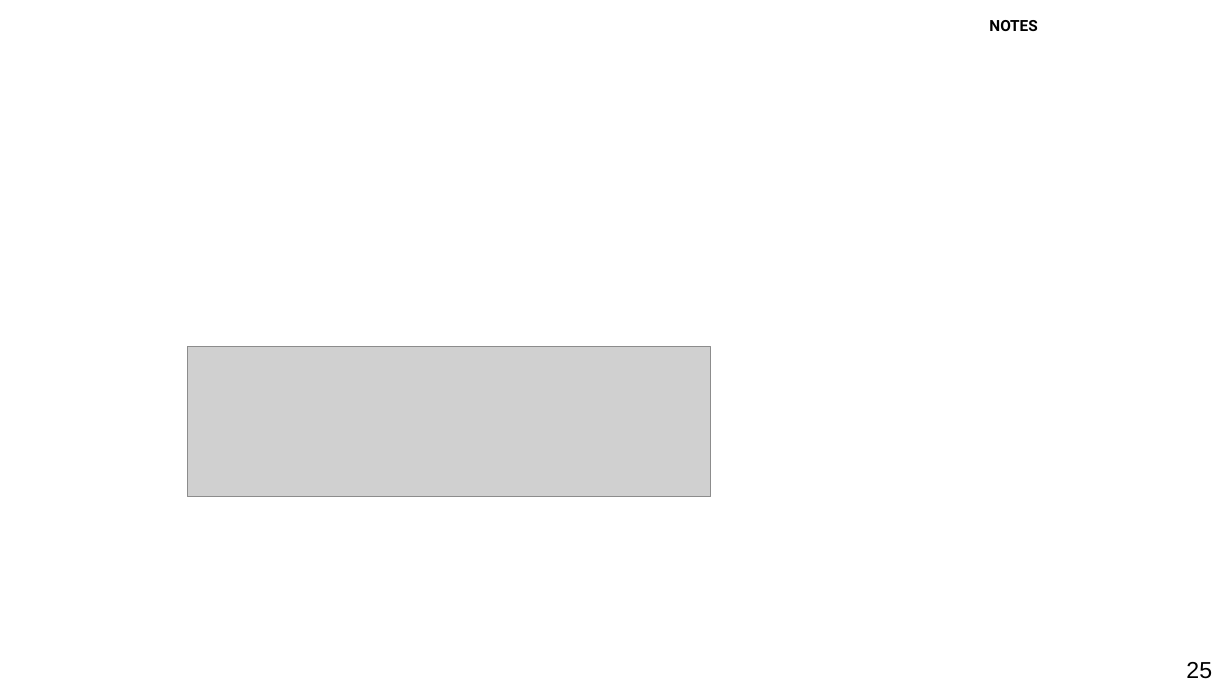
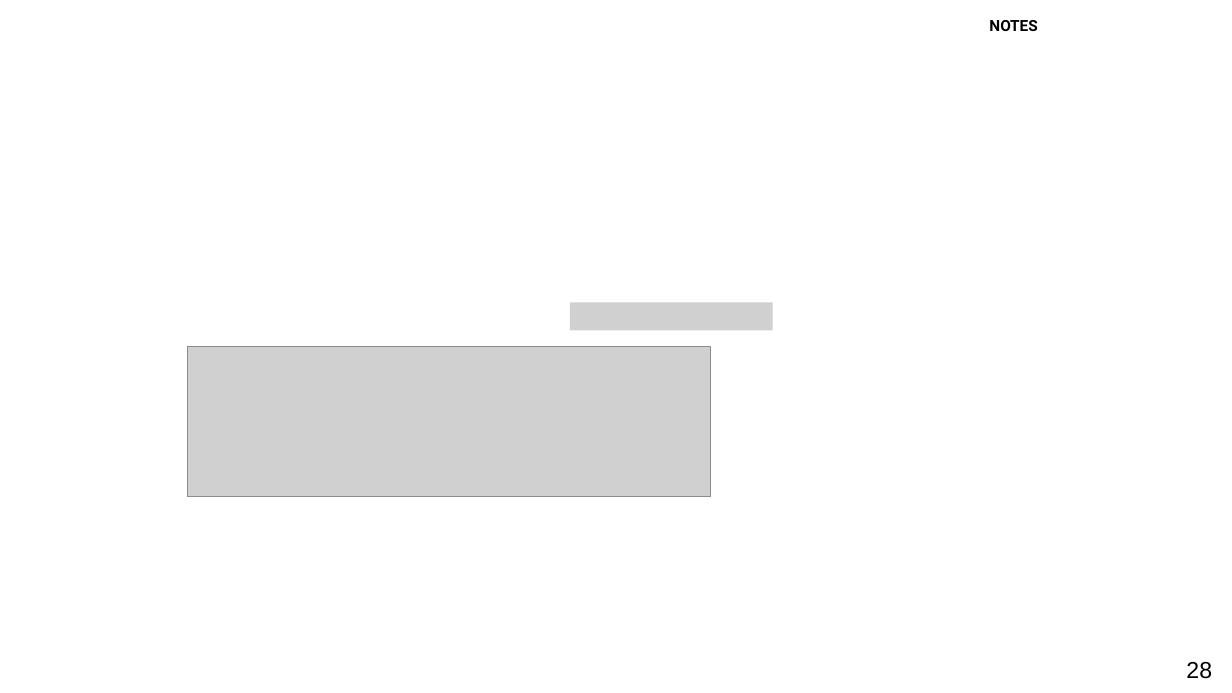
Before and after one commit to UCLPG-MSC-SGDS/GEOG0114, a slide deck: slide 28 of Lecture_notes_powerpoint/Week 4 Lecture Notes - Analytical Hierarchy Process.pptx (slide 25 before the commit). Drawn at 1232x693 pixels with LibreOffice and Linux fonts; fonts in the diff are those of the drawing; grey boxes stand for pictures. Boxes give left, top, right and bottom in pixels: in the first picture for what was removed or moved away, otherwise in the second. Text is boxed around its words. In the diff, an @@ line names an element or a change of style, - is before the commit and + after.

```diff
--- a/Lecture_notes_powerpoint/Week 4 Lecture Notes - Analytical Hierarchy Process.pptx
+++ b/Lecture_notes_powerpoint/Week 4 Lecture Notes - Analytical Hierarchy Process.pptx
@@ picture added at (570, 302, 773, 330) @@
@@ page number at (1186, 662, 1212, 679): text changed @@
-25
+28
```
Also in this commit, not shown: 9 other slides changed, 3 slides added, 3 other files.
